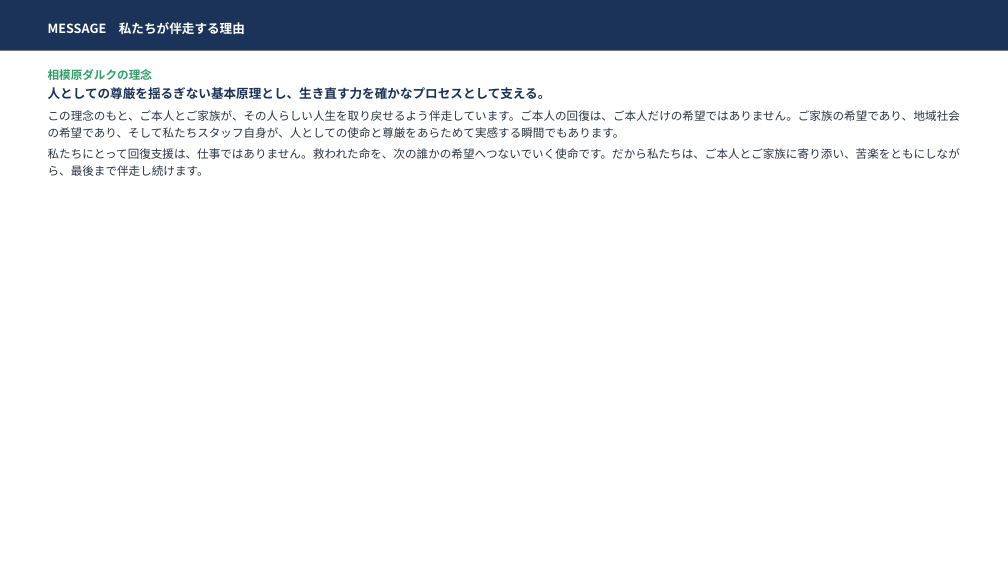
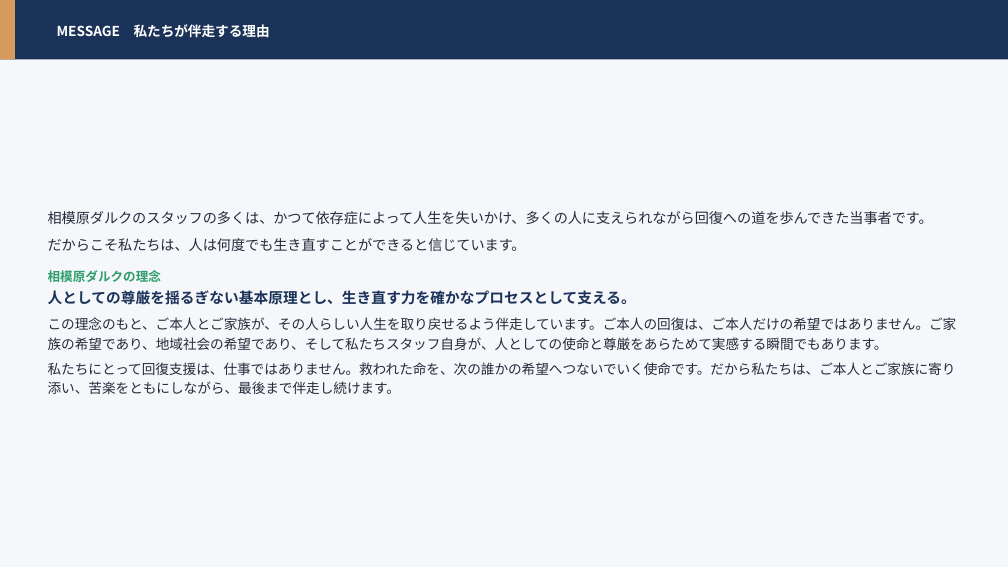
Before and after one commit to hiderock84-sys/darca, a slide deck: slide 76 of public/manual.pptx (slide 59 before the commit). Drawn at 1008x567 pixels with LibreOffice and Linux fonts; fonts in the diff are those of the drawing. Boxes give left, top, right and bottom in pixels: in the first picture for what was removed or moved away, otherwise in the second. Text is boxed around its words. In the diff, an @@ line names an element or a change of style, - is before the commit and + after.

```diff
--- a/public/manual.pptx
+++ b/public/manual.pptx
@@ rectangle: place and size @@
-rectangle at [0,0,1008,51]
+rectangle at [0,0,1008,60]
@@ rectangle added at [0,0,1008,567], fill #F5F7FB @@
@@ rectangle added at [0,0,15,60], fill #D69A5C @@
@@ text "MESSAGE 私たちが伴走する理由": place and size @@
-text "MESSAGE 私たちが伴走する理由" at [48,22,245,34]
+text "MESSAGE 私たちが伴走する理由" at [57,24,270,38]
@@ text "MESSAGE 私たちが伴走する理由" at [57,24,270,38]: size 12 to 13 pt; line spacing 1.18 to 1.2 @@
@@ text "相模原ダルクのスタッフの多くは、かつて依存症によって人生を失いかけ、多くの人に支えられながら回復への道を歩んできた当事者 ...": place and size @@
-text "相模原ダルクのスタッフの多くは、かつて依存症によって人生を失いかけ、多くの人に支えられながら回復への道を歩んできた当事者 ..." at [48,69,960,176]
+text "相模原ダルクのスタッフの多くは、かつて依存症によって人生を失いかけ、多くの人に支えられながら回復への道を歩んできた当事者 ..." at [48,211,957,394]
@@ text "相模原ダルクのスタッフの多くは、かつて依存症によって人生を失いかけ、多くの人に支えられながら回復への道を歩んできた当事者 ..." at [48,211,957,394]: vertical alignment top to middle @@
@@ text at [48,211,933,251]: paragraphs added @@
+相模原ダルクのスタッフの多くは、かつて依存症によって人生を失いかけ、多くの人に支えられながら回復への道を歩んできた当事者です。
+だからこそ私たちは、人は何度でも生き直すことができると信じています。
@@ text at [48,270,957,394]: size 11 to 12 pt in "相模原ダルクの理念"; size 12 to 14 pt in "人としての尊厳を揺るぎない基本原理とし、生き直す力を確かなプロセスとして支える。"; size 11 to 13 pt, text colour #2B3342 to #242C3A in "この理念のもと、ご本人とご家族が、その人らしい人生を取り戻せるよう伴走しています。ご本人の回復は、ご本人だけの希望ではあ ...", "私たちにとって回復支援は、仕事ではありません。救われた命を、次の誰かの希望へつないでいく使命です。だから私たちは、ご本人 ..."; line spacing 1.18 to 1.2; more space between paragraphs @@
```
Also in this commit, not shown: 59 other slides changed, 21 slides added, 3 slides removed, 1 other file.
